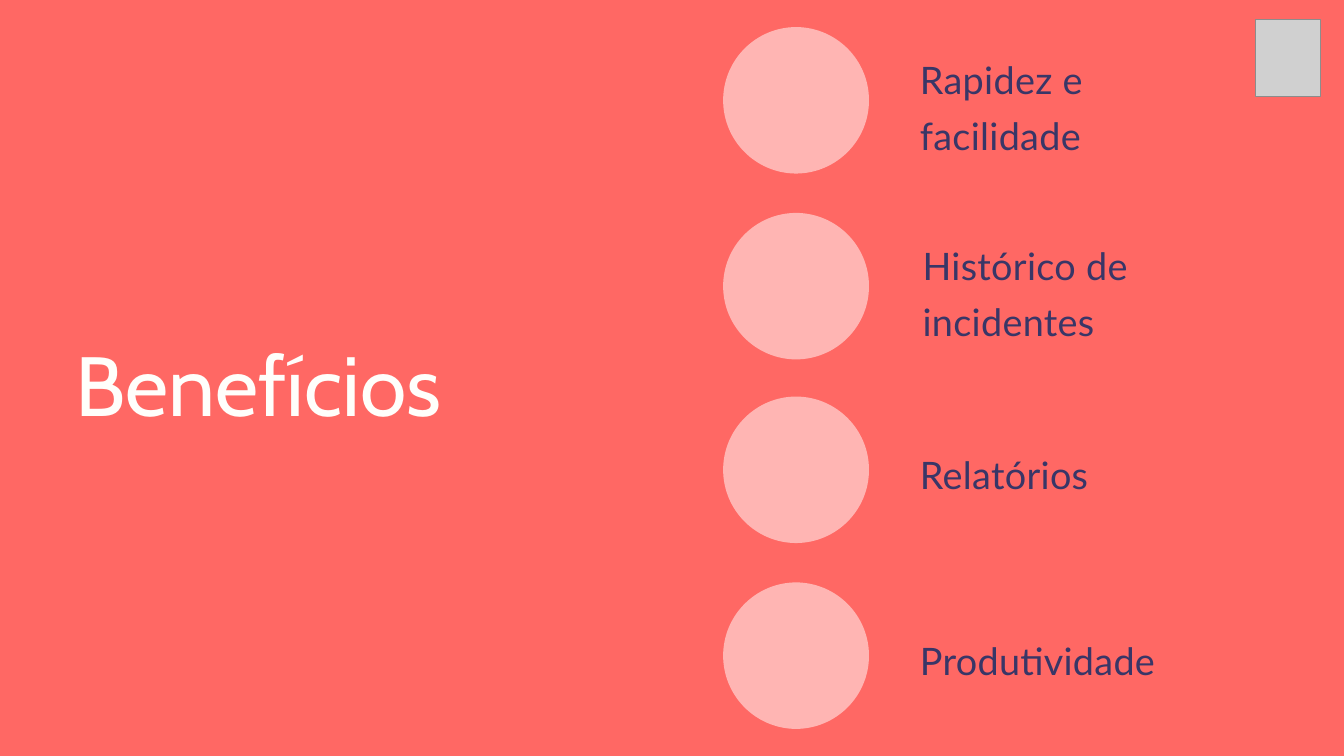
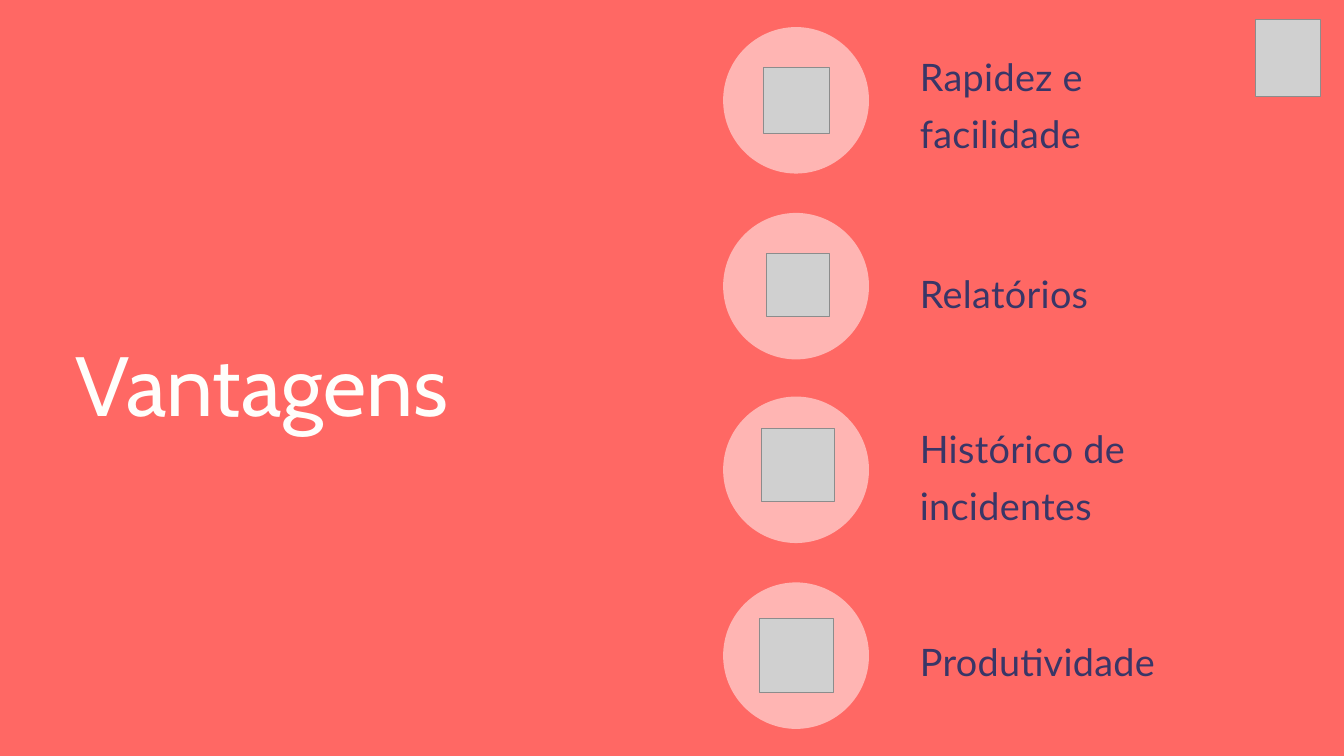
Before and after one commit to christian-raphael/Pyxis, a slide deck: slide 7 of Documentação/Pyxis.pptx. Drawn at 1344x756 pixels with LibreOffice and Linux fonts; fonts in the diff are those of the drawing; grey boxes stand for pictures; background and template pictures are left out. Boxes give left, top, right and bottom in pixels: in the first picture for what was removed or moved away, otherwise in the second. Text is boxed around its words. In the diff, an @@ line names an element or a change of style, - is before the commit and + after.

```diff
--- a/Documentação/Pyxis.pptx
+++ b/Documentação/Pyxis.pptx
@@ picture added at (763, 67, 829, 133) @@
@@ picture added at (767, 254, 829, 317) @@
@@ text "Relatórios": place and size @@
-text "Relatórios" at (920, 461, 1088, 490)
+text "Relatórios" at (920, 280, 1088, 309)
@@ text at (76, 357, 449, 434): text changed @@
-Benefícios
+Vantagens
@@ text "Histórico de incidentes": place and size @@
-text "Histórico de incidentes" at (923, 252, 1127, 337)
+text "Histórico de incidentes" at (920, 435, 1124, 521)
@@ picture added at (761, 429, 835, 502) @@
@@ picture added at (759, 619, 833, 693) @@
```
Also in this commit, not shown: 1 other slide changed, 1 slide removed.
